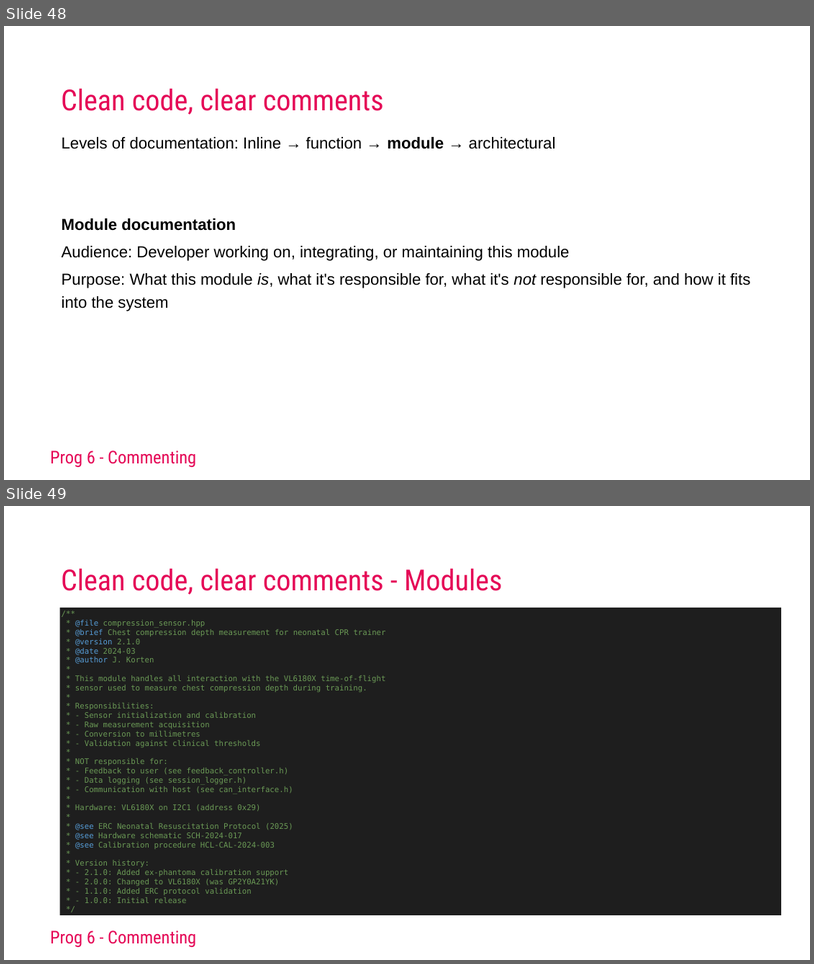
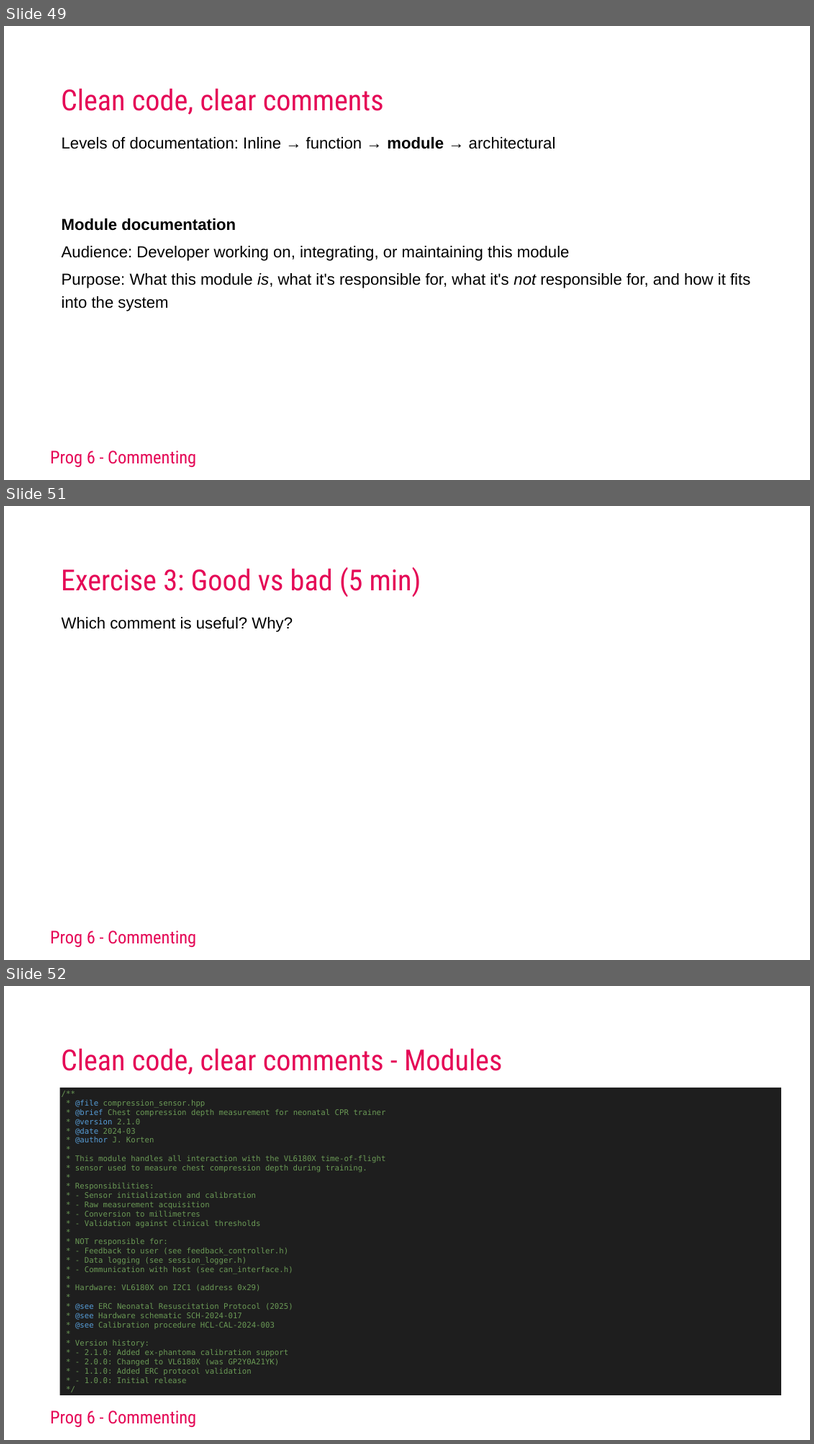
Before and after one commit to AEAEmbedded/ESE_PROG, a slide deck: Workshops/Commenting/Keynotes/Workshop Commenting 2025.pptx. Shown one above the other, each under a label of ours: slides 48 and 49 before the commit, slides 49, 51 and 52 after it; the slides between them are not shown. The pictures are 814x964 and 814x1444 pixels, drawn with LibreOffice and Linux fonts; fonts in the diff are those of the drawing; background and template pictures are left out. Boxes give left, top, right and bottom in pixels: in the first picture for what was removed or moved away, otherwise in the second. Text is boxed around its words. In the diff, an @@ line names an element or a change of style, - is before the commit and + after.

Commit message:
Enh Workshop commenting

```diff
--- a/Workshops/Commenting/Keynotes/Workshop Commenting 2025.pptx
+++ b/Workshops/Commenting/Keynotes/Workshop Commenting 2025.pptx
@@ slide 51 added at (4,506,810,960), background #FFFFFF; not listed: 1 template element that a slide beside it also shows @@
@@ title added at (61,567,422,597), 69 pt, text #E50856 @@
+Exercise 3: Good vs bad (5 min)
@@ text added at (62,617,293,632), 38 pt, text #000000 @@
+Which comment is useful? Why?
@@ what was slide 48 is now slide 49 @@
@@ what was slide 49 is now slide 52 @@
```
Also in this commit, not shown: 16 other slides added, 10 other files.
